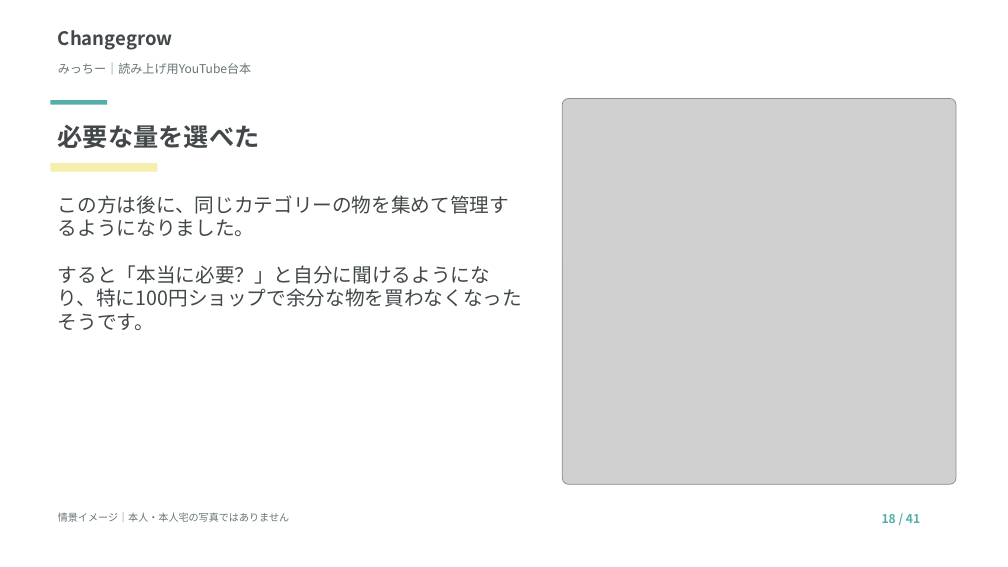
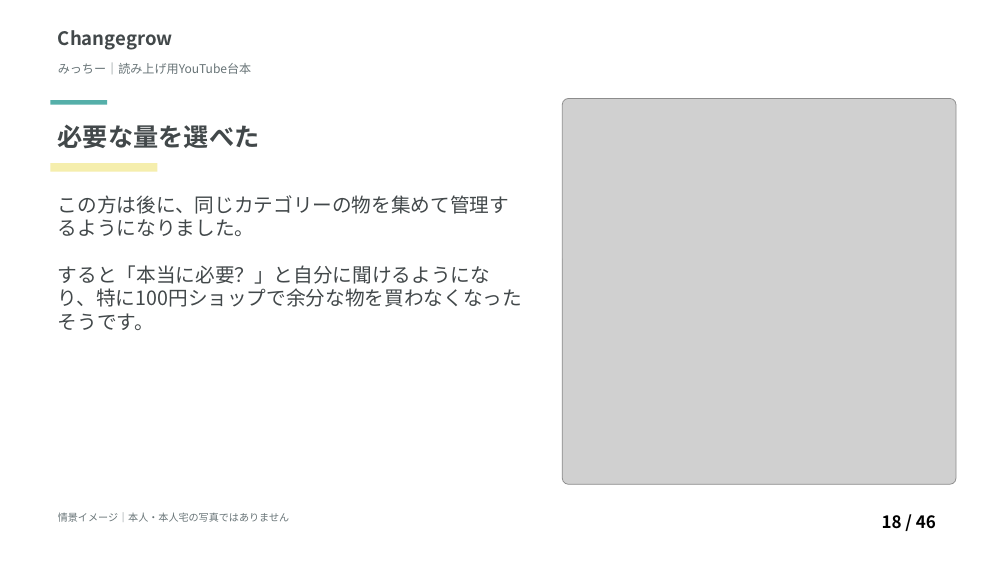
Before and after one commit to tanakayuc/static-pages, a slide deck: slide 18 of nakata-micchi-youtube-script/読み上げ台本.pptx. Drawn at 1008x567 pixels with LibreOffice and Linux fonts; fonts in the diff are those of the drawing; grey boxes stand for pictures. Boxes give left, top, right and bottom in pixels: in the first picture for what was removed or moved away, otherwise in the second. Text is boxed around its words. In the diff, an @@ line names an element or a change of style, - is before the commit and + after.

```diff
--- a/nakata-micchi-youtube-script/読み上げ台本.pptx
+++ b/nakata-micchi-youtube-script/読み上げ台本.pptx
@@ text at (882,515,936,529): text changed; size 11.5 to 16.2 pt; text colour #55AFA9 to #000000; bold off @@
-18 / 41
+18 / 46
```
Also in this commit, not shown: 40 other slides changed, 5 slides added, 1 other file.
